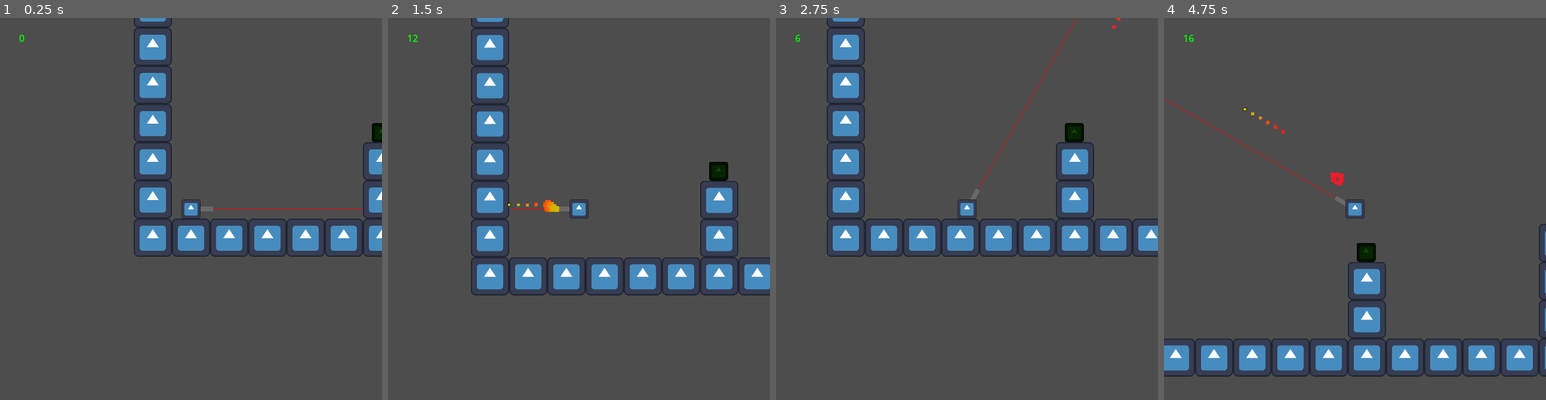
Above: before the commit, frames 1-4 (left to right).
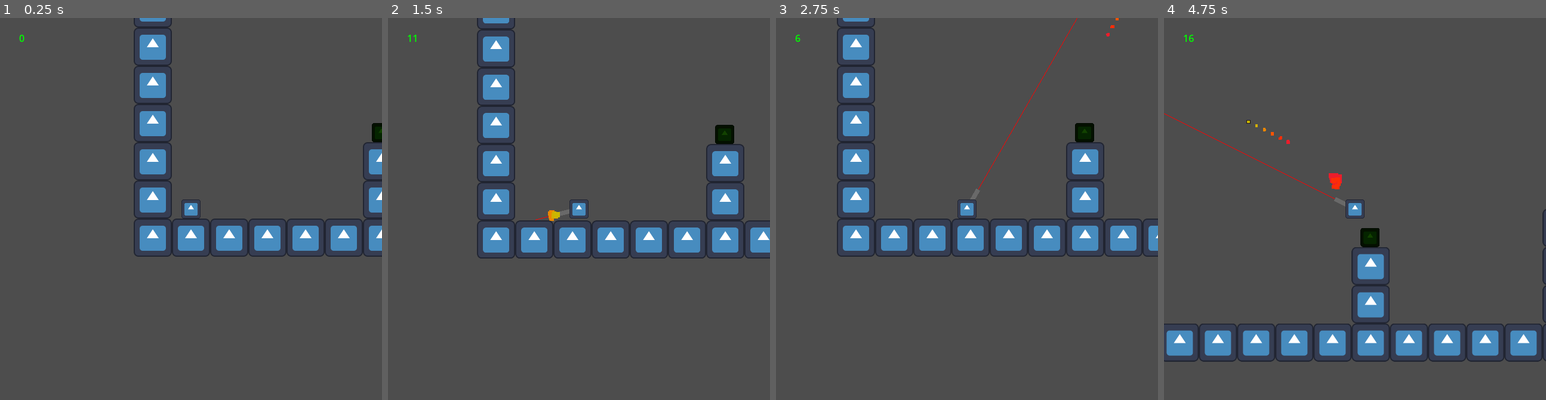
Above: after the commit, the same moments.

Repository: cfreeley/godot-games
Game: Godot game, scene res://World.tscn
The game is run twice, just before and just after one commit, with the same random seed, the same clock (stepped at 60 frames per second) and the same inputs. The engine's default icon, where the game draws it, is replaced by a stand-in: a white triangle on a blue panel in a dark square.
Inputs (mouse positions are in pixels of both pictures, inside the frame that each line leads up to):
- Up to frame 1 (0.25 s): no input
- Up to frame 2 (1.5 s): tap Enter at 0.5 s; move the mouse to (663, 189) at 0.52 s; hold Right (move_right) from 0.53 s (still down); click (663, 189) at 0.6 s; tap Up (jump) at 0.77 s; right-click (663, 189) at 0.8 s; move the mouse to (502, 228) at 1.27 s; right-click (502, 228) at 1.35 s; click (502, 228) at 1.42 s
- Up to frame 3 (2.75 s): tap Up (jump) at 1.52 s; tap Shift (toggle_aim_lock, bound only after the commit) at 1.55 s; move the mouse to (1005, 124) at 2.02 s; release Right (move_right) at 2.03 s; hold Left (move_left) from 2.03 s (still down); hold Shift (toggle_aim_lock, bound only after the commit) from 2.03 s (still down); click (1005, 124) at 2.3 s
- Up to frame 4 (4.75 s): move the mouse to (1335, 285) at 2.77 s; release Left (move_left) at 2.78 s; release Shift (toggle_aim_lock, bound only after the commit) at 2.78 s; hold Right (move_right) 2.78-4.28 s; click (1335, 285) at 2.85 s; tap Up (jump) at 3.02, 3.77, 4.52 s; right-click (1335, 285) at 3.05 s; move the mouse to (1469, 266) at 3.52 s; hold Shift (toggle_aim_lock, bound only after the commit) 3.53-4.28 s; right-click (1469, 266) at 3.6 s; click (1469, 266) at 3.67 s; move the mouse to (1240, 151) at 4.27 s; hold Left (move_left) from 4.28 s (still down); tap Shift (toggle_aim_lock, bound only after the commit) at 4.35 s; click (1240, 151) at 4.55 s

The runs differ from the first frame. In frame 1, 0.1% of the frame differs, in the area x 52-95%, y 49-51%; in frame 2, 12%, in the area x 6-100%, y 0-73%; in frame 3, 8.2%; in frame 4, 10%.

Commit message:
controler support

Diff:
--- a/GunJump/Bullet.tscn
+++ b/GunJump/Bullet.tscn
@@ -19,7 +19,6 @@
 shape = SubResource("CircleShape2D_hv606")
 
 [node name="Explosion" parent="." groups=["bullet"] instance=ExtResource("3_p5dgi")]
-scale = Vector2(1, 1)
 emitting = true
 one_shot = false
 power = 300
--- a/GunJump/Hero.gd
+++ b/GunJump/Hero.gd
@@ -21,8 +21,8 @@
 }
 
 var loadout = {
-  MOUSE_BUTTON_LEFT: pistol,
-  MOUSE_BUTTON_RIGHT: shotgun
+  "primary": pistol,
+  "secondary": shotgun
 }
 
 # Get the gravity from the project settings to be synced with RigidBody nodes.
@@ -32,6 +32,8 @@
 var direction = 0
 var speed = 0
 var is_aim_locked = true
+var controller_mode = false
+var last_aim = Vector2.ZERO
 var laser_pos = Vector2.ZERO
 
 func _physics_process(delta):
@@ -74,13 +76,28 @@
     get_parent().emit_signal("player_dead")
 
 func _input(event):
-    if event is InputEventMouseButton and event.pressed:
-        var fired_weapon = loadout.get(event.button_index)
-        if (fired_weapon and fired_weapon.cur_reload <= 0):
-            shoot(fired_weapon, event.position)
+    if event is InputEventJoypadMotion:
+      controller_mode = true
+      var control_dir = Vector2(Input.get_joy_axis(0, JOY_AXIS_RIGHT_X), Input.get_joy_axis(0, JOY_AXIS_RIGHT_Y))
+      if (control_dir.length() > .5):
+        last_aim = control_dir.normalized()
+    elif event is InputEventMouseMotion:
+      controller_mode = false
 
 func _process(delta):
     queue_redraw()
+
+    var fired_weapon
+    if Input.is_action_just_pressed("shoot_primary"):
+      print('?')
+      fired_weapon = loadout.get("primary")
+    elif Input.is_action_just_pressed("shoot_secondary"):
+      fired_weapon = loadout.get("secondary")
+    if (fired_weapon and fired_weapon.cur_reload <= 0):
+      shoot(fired_weapon)
+
+    is_aim_locked = Input.is_action_pressed("toggle_aim_lock")
+
     for weapon in loadout:
       loadout[weapon].cur_reload -= delta
 
@@ -94,6 +111,8 @@
 
 func get_mouse_angle():
   var delta_vel: Vector2 = (get_global_mouse_position()-position).normalized()
+  if (controller_mode):
+     delta_vel = last_aim
 
   if (is_aim_locked):
     var rounded_angle = round(delta_vel.angle() / (TAU/12)) * (TAU/12)
@@ -114,7 +133,7 @@
   else:
     return bspd
 
-func shoot(weapon, pos):
+func shoot(weapon):
   weapon.cur_reload = weapon.fire_rate
   var delta_vel = get_mouse_angle()
   var impact_vel = delta_vel * -weapon.force
--- a/GunJump/project.godot
+++ b/GunJump/project.godot
@@ -26,18 +26,48 @@
 "deadzone": 0.5,
 "events": [Object(InputEventKey,"resource_local_to_scene":false,"resource_name":"","device":0,"window_id":0,"alt_presse …(181 unchanged characters)…
 , Object(InputEventKey,"resource_local_to_scene":false,"resource_name":"","device":0,"window_id":0,"alt_pressed":false,"shift_pressed":false,"ctrl_pressed":false,"meta_pressed":false,"pressed":false,"keycode":0,"physical_keycode":65,"key_label":0,"unicode":0,"echo":false,"script":null)
+, Object(InputEventJoypadMotion,"resource_local_to_scene":false,"resource_name":"","device":-1,"axis":0,"axis_value":-1.0,"script":null)
 ]
 }
 move_right={
 "deadzone": 0.5,
 "events": [Object(InputEventKey,"resource_local_to_scene":false,"resource_name":"","device":0,"window_id":0,"alt_presse …(181 unchanged characters)…
 , Object(InputEventKey,"resource_local_to_scene":false,"resource_name":"","device":-1,"window_id":0,"alt_pressed":false,"shift_pressed":false,"ctrl_pressed":false,"meta_pressed":false,"pressed":false,"keycode":0,"physical_keycode":68,"key_label":0,"unicode":100,"echo":false,"script":null)
+, Object(InputEventJoypadMotion,"resource_local_to_scene":false,"resource_name":"","device":-1,"axis":0,"axis_value":1.0,"script":null)
 ]
 }
 jump={
 "deadzone": 0.5,
 "events": [Object(InputEventKey,"resource_local_to_scene":false,"resource_name":"","device":0,"window_id":0,"alt_presse …(181 unchanged characters)…
 , Object(InputEventKey,"resource_local_to_scene":false,"resource_name":"","device":-1,"window_id":0,"alt_pressed":false,"shift_pressed":false,"ctrl_pressed":false,"meta_pressed":false,"pressed":false,"keycode":0,"physical_keycode":87,"key_label":0,"unicode":119,"echo":false,"script":null)
+, null, Object(InputEventKey,"resource_local_to_scene":false,"resource_name":"","device":-1,"window_id":0,"alt_pressed":false,"shift_pressed":false,"ctrl_pressed":false,"meta_pressed":false,"pressed":false,"keycode":0,"physical_keycode":32,"key_label":0,"unicode":32,"echo":false,"script":null)
+, Object(InputEventJoypadButton,"resource_local_to_scene":false,"resource_name":"","device":-1,"button_index":0,"pressure":0.0,"pressed":false,"script":null)
+]
+}
+aim={
+"deadzone": 0.5,
+"events": [Object(InputEventJoypadMotion,"resource_local_to_scene":false,"resource_name":"","device":-1,"axis":2,"axis_value":-1.0,"script":null)
+, Object(InputEventJoypadMotion,"resource_local_to_scene":false,"resource_name":"","device":-1,"axis":2,"axis_value":1.0,"script":null)
+, Object(InputEventJoypadMotion,"resource_local_to_scene":false,"resource_name":"","device":-1,"axis":3,"axis_value":-1.0,"script":null)
+, Object(InputEventJoypadMotion,"resource_local_to_scene":false,"resource_name":"","device":-1,"axis":3,"axis_value":1.0,"script":null)
+]
+}
+shoot_primary={
+"deadzone": 0.5,
+"events": [Object(InputEventJoypadMotion,"resource_local_to_scene":false,"resource_name":"","device":-1,"axis":5,"axis_value":1.0,"script":null)
+, Object(InputEventMouseButton,"resource_local_to_scene":false,"resource_name":"","device":-1,"window_id":0,"alt_pressed":false,"shift_pressed":false,"ctrl_pressed":false,"meta_pressed":false,"button_mask":1,"position":Vector2(106, 17),"global_position":Vector2(110, 60),"factor":1.0,"button_index":1,"pressed":true,"double_click":false,"script":null)
+]
+}
+shoot_secondary={
+"deadzone": 0.5,
+"events": [Object(InputEventJoypadMotion,"resource_local_to_scene":false,"resource_name":"","device":-1,"axis":4,"axis_value":1.0,"script":null)
+, Object(InputEventMouseButton,"resource_local_to_scene":false,"resource_name":"","device":-1,"window_id":0,"alt_pressed":false,"shift_pressed":false,"ctrl_pressed":false,"meta_pressed":false,"button_mask":2,"position":Vector2(94, 18),"global_position":Vector2(98, 61),"factor":1.0,"button_index":2,"pressed":true,"double_click":false,"script":null)
+]
+}
+toggle_aim_lock={
+"deadzone": 0.5,
+"events": [Object(InputEventJoypadButton,"resource_local_to_scene":false,"resource_name":"","device":-1,"button_index":9,"pressure":0.0,"pressed":true,"script":null)
+, Object(InputEventKey,"resource_local_to_scene":false,"resource_name":"","device":-1,"window_id":0,"alt_pressed":false,"shift_pressed":false,"ctrl_pressed":false,"meta_pressed":false,"pressed":false,"keycode":0,"physical_keycode":4194325,"key_label":0,"unicode":0,"echo":false,"script":null)
 ]
 }
 
